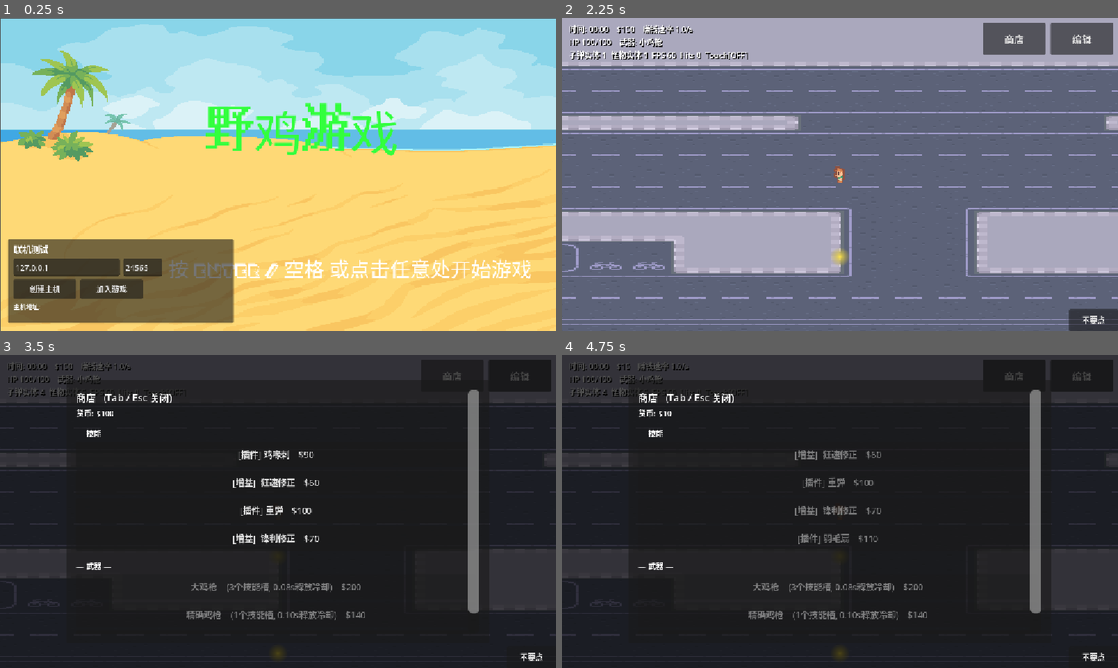
Above: before the commit, frames 1-4 (two rows, left to right).
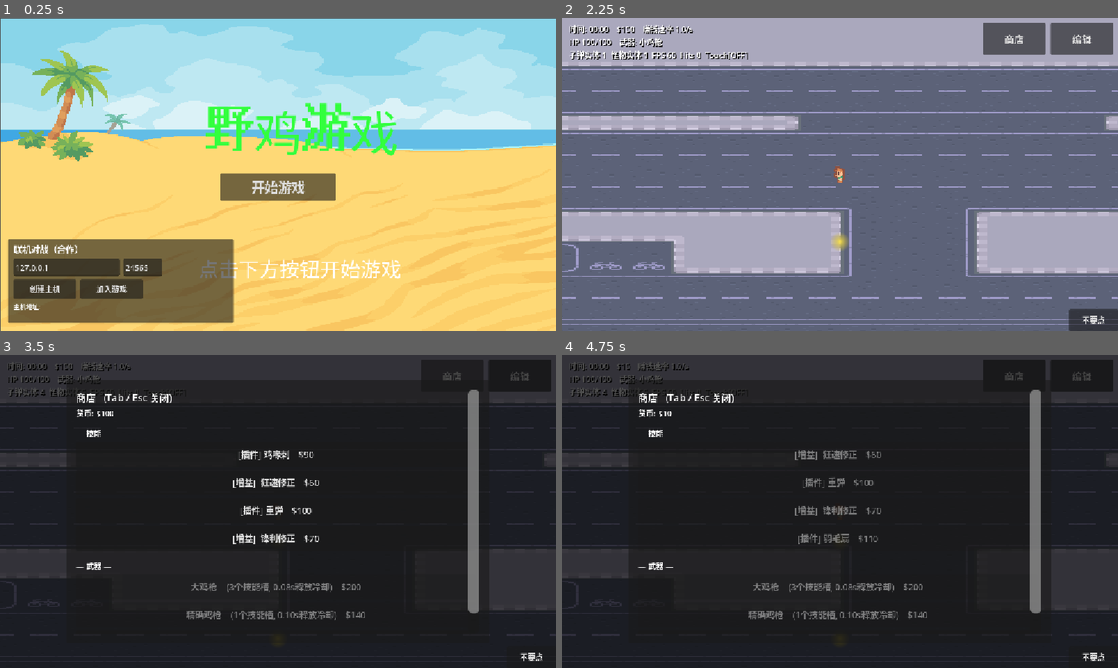
Above: after the commit, the same moments.

Repository: qwerasdf6/godot_yjgame
Game: Godot game, scene res://start.tscn
Two runs of this game, one before a commit and one after it. Both use one fixed random seed, a clock stepped at 60 frames per second and the inputs below.
Inputs (mouse positions are in pixels of both pictures, inside the frame that each line leads up to):
- Up to frame 1 (0.25 s): no input
- Up to frame 2 (2.25 s): click "创建主机" at 0.5 s; click "加入游戏" at 1.25 s; click (840, 187) at 2 s, where only the run after the commit has a clickable "开始游戏"
- Up to frame 3 (3.5 s): click "商店" at 2.75 s
- Up to frame 4 (4.75 s): click "编辑" at 3.5 s; click "[插件] 鸡喙刺 $90" at 4.25 s

The runs differ from the first frame. In frame 1, 3.8% of the frame differs, in the area x 5-96%, y 49-84%; in frame 2, 0.2%; in frame 3, less than 0.1%; in frame 4, less than 0.1%.

Commit message:
feat: 开始界面改为按钮式开始（移除点击任意处/按键开始）

Diff:
--- a/control.gd
+++ b/control.gd
@@ -7,129 +7,135 @@
 var _busy := false
 
 func _ready() -> void:
-		# 根 Control 默认 mouse_filter = STOP，会吞掉全屏点击，
-		# 导致 _unhandled_input 收不到"点击任意处"事件
-		mouse_filter = Control.MOUSE_FILTER_IGNORE
-		_build_mp_panel()
+        # 根 Control 默认 mouse_filter = STOP，会吞掉全屏点击
+        mouse_filter = Control.MOUSE_FILTER_IGNORE
+        _build_mp_panel()
+        _build_start_button()
 
-# 点击空白处（或按任意键）进入单机模式
-func _unhandled_input(event):
-		if _busy:
-				return
-		var should_start := false
-		if event is InputEventScreenTouch and event.pressed:
-				should_start = true
-		elif event is InputEventMouseButton and event.pressed:
-				should_start = true
-		elif event is InputEventKey and event.pressed and not event.echo:
-				# 仅响应无修饰键的按键，避免误触
-				if not event.alt_pressed and not event.ctrl_pressed and not event.shift_pressed and not event.meta_pressed:
-						should_start = true
-		if should_start:
-				get_viewport().set_input_as_handled()
-				start_game()
+# ---------- 开始游戏按钮（屏幕中下方） ----------
+func _build_start_button() -> void:
+        var btn := Button.new()
+        btn.text = "开始游戏"
+        btn.custom_minimum_size = Vector2(240, 56)
+        btn.add_theme_font_size_override("font_size", 28)
+        # 锚点：水平居中，垂直约 54% 处（位于标题与底部提示/联机面板之间）
+        btn.anchor_left = 0.5
+        btn.anchor_right = 0.5
+        btn.anchor_top = 0.54
+        btn.anchor_bottom = 0.54
+        btn.offset_left = -120
+        btn.offset_right = 120
+        btn.offset_top = -28
+        btn.offset_bottom = 28
+        btn.pressed.connect(_on_start_pressed)
+        add_child(btn)
+
+func _on_start_pressed() -> void:
+        if _busy:
+                return
+        start_game()
 
 func start_game():
-		# 防止重复调用
-		set_process_unhandled_input(false)
-		get_tree().change_scene_to_file('res://scenes/Main.tscn')
-		print("游戏开始！")
+        # 防止重复调用
+        set_process(false)
+        get_tree().change_scene_to_file('res://scenes/Main.tscn')
+        print("游戏开始！")
 
 # ---------- 联机 UI ----------
 func _build_mp_panel() -> void:
-		_mp_panel = Panel.new()
-		_mp_panel.anchor_left = 0.0
-		_mp_panel.anchor_top = 1.0
-		_mp_panel.anchor_right = 0.42
-		_mp_panel.anchor_bottom = 1.0
-		_mp_panel.offset_top = -190
-		_mp_panel.offset_left = 16
-		_mp_panel.offset_bottom = -16
-		add_child(_mp_panel)
+        _mp_panel = Panel.new()
+        _mp_panel.anchor_left = 0.0
+        _mp_panel.anchor_top = 1.0
+        _mp_panel.anchor_right = 0.42
+        _mp_panel.anchor_bottom = 1.0
+        _mp_panel.offset_top = -190
+        _mp_panel.offset_left = 16
+        _mp_panel.offset_bottom = -16
+        add_child(_mp_panel)
 
-		var box := VBoxContainer.new()
-		box.set_anchors_preset(Control.PRESET_FULL_RECT)
-		box.offset_left = 12
-		box.offset_top = 8
-		box.offset_right = -12
-		box.offset_bottom = -8
-		box.add_theme_constant_override("separation", 6)
-		_mp_panel.add_child(box)
+        var box := VBoxContainer.new()
+        box.set_anchors_preset(Control.PRESET_FULL_RECT)
+        box.offset_left = 12
+        box.offset_top = 8
+        box.offset_right = -12
+        box.offset_bottom = -8
+        box.add_theme_constant_override("separation", 6)
+        _mp_panel.add_child(box)
 
-		var title := Label.new()
-		title.text = "联机测试"
-		title.add_theme_font_size_override("font_size", 18)
-		box.add_child(title)
+        var title := Label.new()
+        title.text = "联机对战（合作）"
+        title.add_theme_font_size_override("font_size", 18)
+        box.add_child(title)
 
-		var row := HBoxContainer.new()
-		row.add_theme_constant_override("separation", 8)
-		box.add_child(row)
+        var row := HBoxContainer.new()
+        row.add_theme_constant_override("separation", 8)
+        box.add_child(row)
 
-		_ip_edit = LineEdit.new()
-		_ip_edit.placeholder_text = "主机地址 IPv4/IPv6/域名"
-		_ip_edit.custom_minimum_size = Vector2(220, 36)
-		_ip_edit.text = "127.0.0.1"
-		row.add_child(_ip_edit)
+        _ip_edit = LineEdit.new()
+        _ip_edit.placeholder_text = "主机地址 IPv4/IPv6/域名"
+        _ip_edit.custom_minimum_size = Vector2(220, 36)
+        _ip_edit.text = "127.0.0.1"
+        row.add_child(_ip_edit)
 
-		_port_edit = LineEdit.new()
-		_port_edit.placeholder_text = "端口"
-		_port_edit.text = str(Net.DEFAULT_PORT)
-		_port_edit.custom_minimum_size = Vector2(80, 36)
-		row.add_child(_port_edit)
+        _port_edit = LineEdit.new()
+        _port_edit.placeholder_text = "端口"
+        _port_edit.text = str(Net.DEFAULT_PORT)
+        _port_edit.custom_minimum_size = Vector2(80, 36)
+        row.add_child(_port_edit)
 
-		var btn_row := HBoxContainer.new()
-		btn_row.add_theme_constant_override("separation", 8)
-		box.add_child(btn_row)
+        var btn_row := HBoxContainer.new()
+        btn_row.add_theme_constant_override("separation", 8)
+        box.add_child(btn_row)
 
-		var host_btn := Button.new()
-		host_btn.text = "创建主机"
-		host_btn.custom_minimum_size = Vector2(130, 40)
-		host_btn.pressed.connect(_on_host_pressed)
-		btn_row.add_child(host_btn)
+        var host_btn := Button.new()
+        host_btn.text = "创建主机"
+        host_btn.custom_minimum_size = Vector2(130, 40)
+        host_btn.pressed.connect(_on_host_pressed)
+        btn_row.add_child(host_btn)
 
-		var join_btn := Button.new()
-		join_btn.text = "加入游戏"
-		join_btn.custom_minimum_size = Vector2(130, 40)
-		join_btn.pressed.connect(_on_join_pressed)
-		btn_row.add_child(join_btn)
+        var join_btn := Button.new()
+        join_btn.text = "加入游戏"
+        join_btn.custom_minimum_size = Vector2(130, 40)
+        join_btn.pressed.connect(_on_join_pressed)
+        btn_row.add_child(join_btn)
 
-		_status = Label.new()
-		_status.text = "主机地址: " + ", ".join(Net.get_local_addresses().slice(0, 3))
-		_status.add_theme_font_size_override("font_size", 13)
-		_status.autowrap_mode = TextServer.AUTOWRAP_WORD_SMART
-		_status.custom_minimum_size = Vector2(0, 48)
-		box.add_child(_status)
+        _status = Label.new()
+        _status.text = "主机地址: " + ", ".join(Net.get_local_addresses().slice(0, 3))
+        _status.add_theme_font_size_override("font_size", 13)
+        _status.autowrap_mode = TextServer.AUTOWRAP_WORD_SMART
+        _status.custom_minimum_size = Vector2(0, 48)
+        box.add_child(_status)
 
 func _get_port() -> int:
-		var t := _port_edit.text.strip_edges()
-		if t.is_valid_int():
-				return clampi(int(t), 1024, 65535)
-		return Net.DEFAULT_PORT
+        var t := _port_edit.text.strip_edges()
+        if t.is_valid_int():
+                return clampi(int(t), 1024, 65535)
+        return Net.DEFAULT_PORT
 
 func _on_host_pressed() -> void:
-		if _busy:
-				return
-		var err := Net.host_game(_get_port())
-		if err != OK:
-				_status.text = "❌ " + Net.last_error
-				return
-		_busy = true
-		_status.text = "✅ 主机已启动，等待其他玩家加入…"
-		# 主机直接进入游戏
-		get_tree().change_scene_to_file('res://scenes/Main.tscn')
+        if _busy:
+                return
+        var err := Net.host_game(_get_port())
+        if err != OK:
+                _status.text = "❌ " + Net.last_error
+                return
+        _busy = true
+        _status.text = "✅ 主机已启动，等待其他玩家加入…"
+        # 主机直接进入游戏
+        get_tree().change_scene_to_file('res://scenes/Main.tscn')
 
 func _on_join_pressed() -> void:
-		if _busy:
-				return
-		var addr := _ip_edit.text.strip_edges()
-		var err := Net.join_game(addr, _get_port())
-		if err != OK:
-				_status.text = "❌ " + Net.last_error
-				return
-		_busy = true
-		_status.text = "连接中…"
-		Net.join_succeeded.connect(func():
-				get_tree().change_scene_to_file('res://scenes/Main.tscn'))
-		Net.join_failed.connect(func(reason: String):
-				_busy = false
-				_status.text = "❌ " + reason)
+        if _busy:
+                return
+        var addr := _ip_edit.text.strip_edges()
+        var err := Net.join_game(addr, _get_port())
+        if err != OK:
+                _status.text = "❌ " + Net.last_error
+                return
+        _busy = true
+        _status.text = "连接中…"
+        Net.join_succeeded.connect(func():
+                get_tree().change_scene_to_file('res://scenes/Main.tscn'))
+        Net.join_failed.connect(func(reason: String):
+                _busy = false
+                _status.text = "❌ " + reason)
--- a/start.tscn
+++ b/start.tscn
@@ -30,7 +30,7 @@
 offset_top = -3.0517578e-05
 theme_override_fonts/font = ExtResource("3_qtu10")
 theme_override_font_sizes/font_size = 42
-text = "按 Enter / 空格 或点击任意处开始游戏"
+text = "点击下方按钮开始游戏"
 horizontal_alignment = 1
 metadata/_edit_use_anchors_ = true
 
